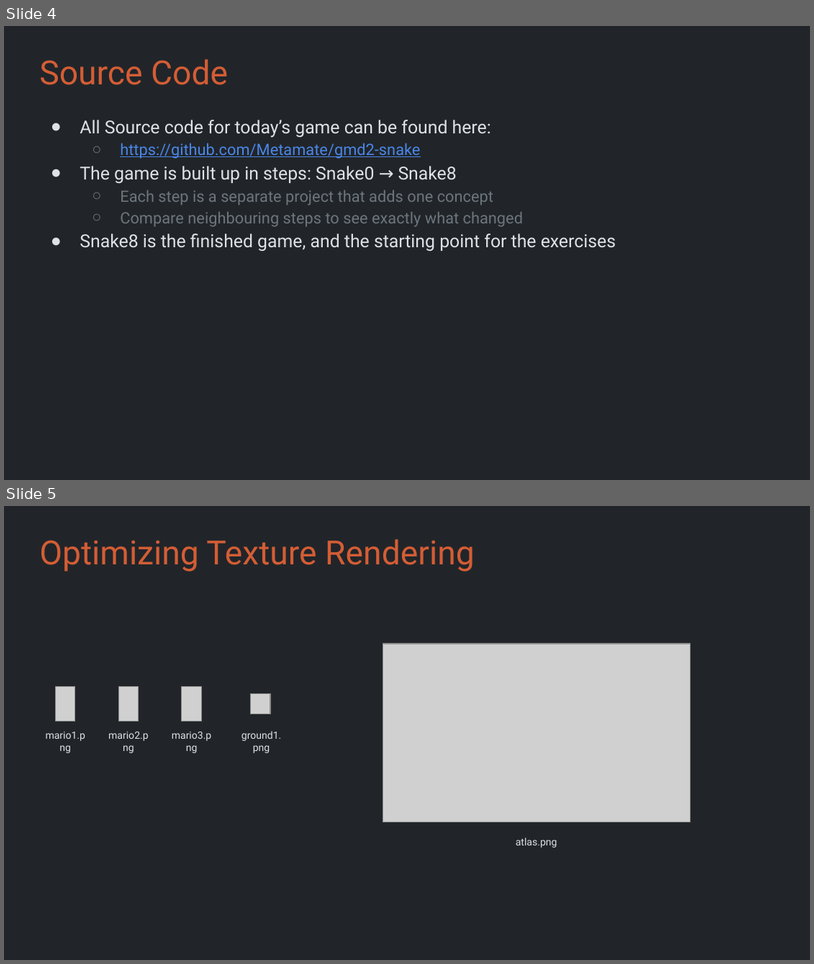
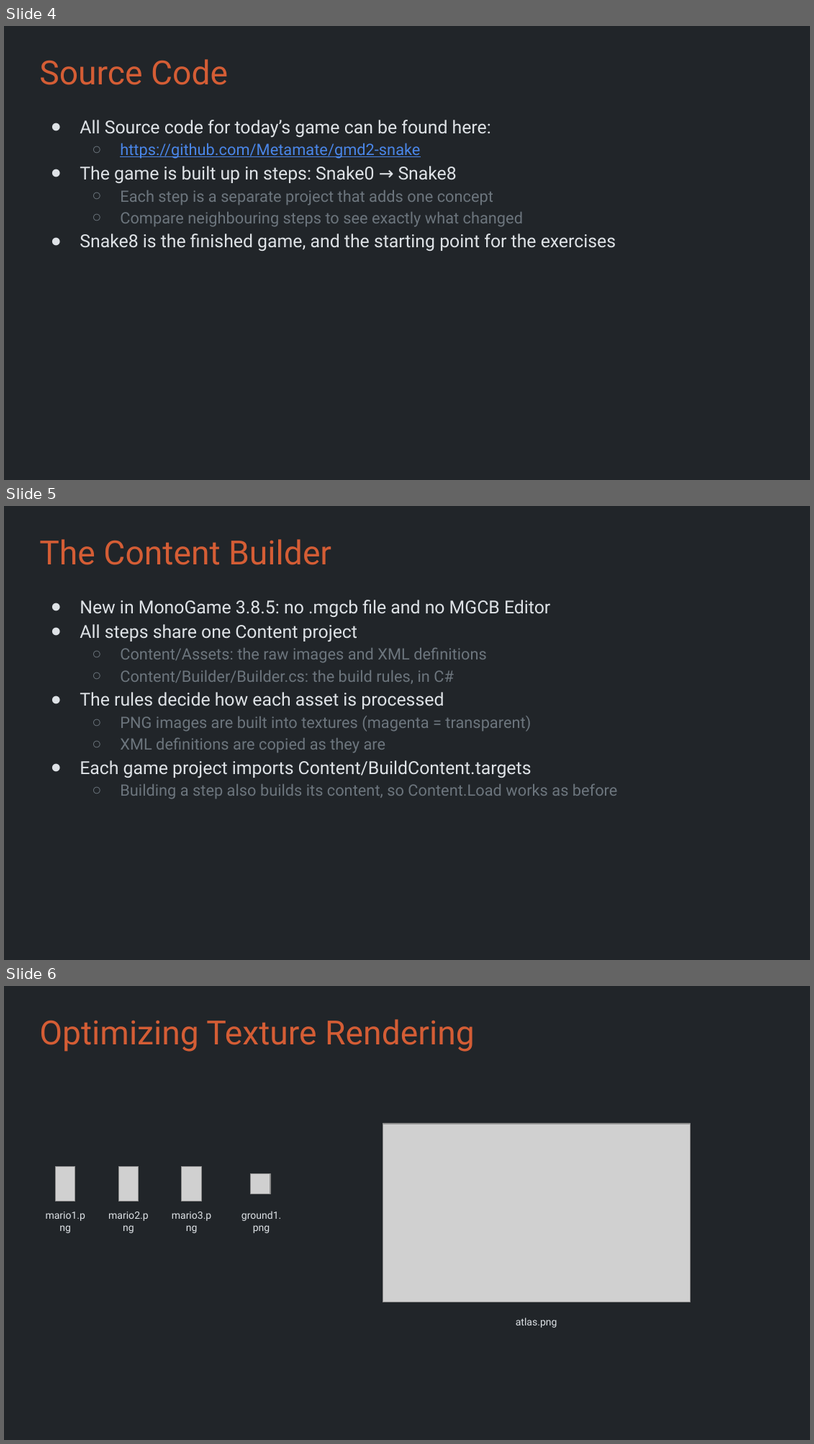
Before and after one commit to Metamate/gar, a slide deck: slides/03 Snake.pptx. Shown one above the other, each under a label of ours: slides 4 and 5 before the commit, slides 4, 5 and 6 after it. The pictures are 814x964 and 814x1444 pixels, drawn with LibreOffice and Linux fonts; fonts in the diff are those of the drawing; grey boxes stand for pictures. Boxes give left, top, right and bottom in pixels: in the first picture for what was removed or moved away, otherwise in the second. Text is boxed around its words. In the diff, an @@ line names an element or a change of style, - is before the commit and + after.

```diff
--- a/slides/03 Snake.pptx
+++ b/slides/03 Snake.pptx
@@ slide 5 added at bbox=[4, 506, 810, 960], background #212529 @@
@@ title added at bbox=[39, 539, 332, 565], 29.7 pt, text #D45D35 @@
+The Content Builder
@@ text added at bbox=[80, 600, 618, 799], 14 pt, text #6C757D @@
+● New in MonoGame 3.8.5: no .mgcb file and no MGCB Editor
+● All steps share one Content project
+  ○ Content/Assets: the raw images and XML definitions
+  ○ Content/Builder/Builder.cs: the build rules, in C#
+● The rules decide how each asset is processed
+  ○ PNG images are built into textures (magenta = transparent)
+  ○ XML definitions are copied as they are
+● Each game project imports Content/BuildContent.targets
+  ○ Building a step also builds its content, so Content.Load works as before
@@ what was slide 5 is now slide 6 @@
```
Also in this commit, not shown: 2 other files.
